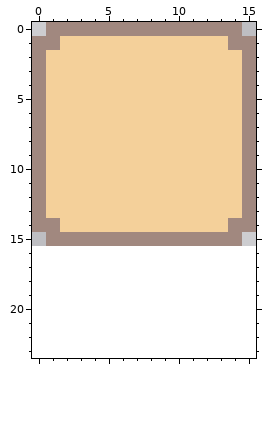
A pixel-art file gets an edit: assets/img/block.ase. That is the earlier state.
16x16 pixels, 1 frame. The old version is drawn lined up with the new one, on the new canvas.
The same view after the edit:
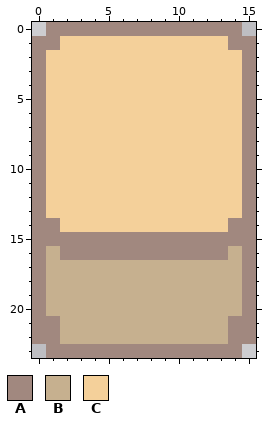
Palette (. is transparent): A #a1887f  B #c6b08f  C #f4d09a
Author's note on the commit: made blocks 2.5
Difference:
canvas 16x16 -> 16x24
The edit adds colour A in row 15 at x 0 and 15; in row 16 at x 0, 2 to 13 and 15; in rows 17 to 20 at x 0 and 15; in rows 21 to 22 at x 0 to 1 and 14 to 15; in row 23 at x 1 to 14.
The edit adds colour B in row 16 at x 1 and 14; in rows 17 to 20 at x 1 to 14; in rows 21 to 22 at x 2 to 13.
Where, in picture pixels (left, top, right, bottom), the same in both pictures:
added: (32, 232, 256, 358)
